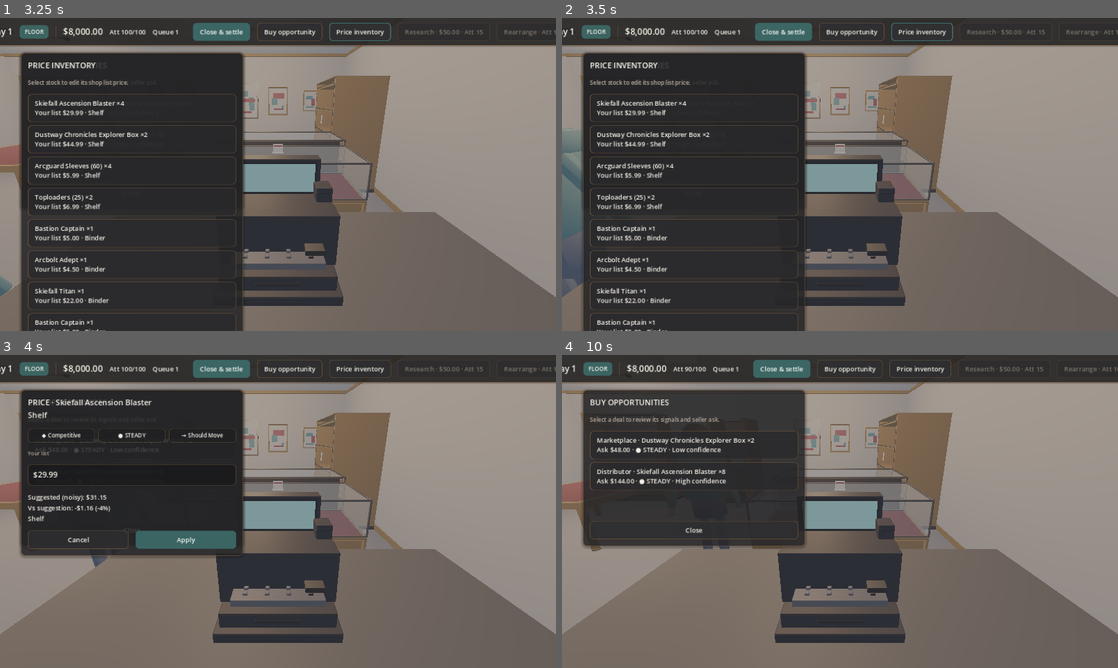
Above: before the commit, frames 1-4 (two rows, left to right).
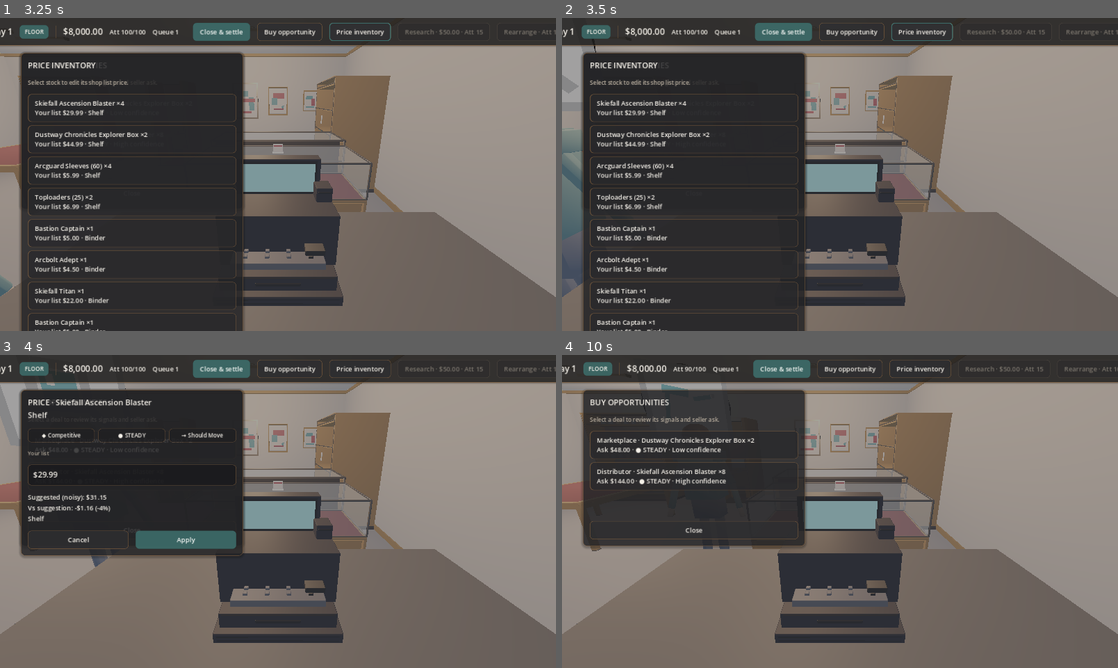
Above: after the commit, the same moments.

Repository: adamwlarson/cardshopsimulator
Game: Godot game, scene res://scenes/boot/boot.tscn
The game is run twice, just before and just after one commit, with the same random seed, the same clock (stepped at 60 frames per second) and the same inputs.
Inputs:
- Up to frame 1 (3.25 s): click "OPEN SHOP" at 0.5 s; click "Open floor" at 1.25 s; click "Buy opportunity" at 2 s; click "Price inventory" at 2.75 s
- Up to frame 2 (3.5 s): no input
- Up to frame 3 (4 s): click "Marketplace · Dustway Chronic…" at 3.5 s
- Up to frame 4 (10 s): click "Distributor · Skiefall Ascens…" at 4.25 s; click "Apply" at 5 s; click "Buy opportunity" at 5.75 s; click "Price inventory" at 6.5 s; click "Skiefall Ascension Blaster ×4…" at 7.25 s; click "Marketplace · Dustway Chronic…" at 8 s; click "Distributor · Skiefall Ascens…" at 8.75 s; click "Apply" at 9.5 s

Frame 1 is identical in both runs. In frame 2, less than 0.1% of the frame differs, in the area x 0-7%, y 8-22%; in frame 3, 0.2%, in the area x 0-23%, y 8-22%; in frame 4, less than 0.1%.

Commit message:
Make Art intent GLBs readable on the locked aisle cam
Instance browse/buy/sell GLBs immediately, unshade two-sided materials so
Accent_Amber/teal/neutral albedos survive import, add a dark bobber backing,
and scale the holder so 0.32 m discs still read under the −28° HUD.

Co-authored-by: Adam Larson <maddogawl@gmail.com>

Diff:
--- a/scripts/customers/customer_intent_icon.gd
+++ b/scripts/customers/customer_intent_icon.gd
@@ -32,6 +32,20 @@
 func _ready() -> void:
 	ensure_built()
 	apply_intent(intent)
+	set_process(true)
+
+
+func _process(_delta: float) -> void:
+	if not is_inside_tree():
+		return
+	var cam := get_viewport().get_camera_3d()
+	if cam == null:
+		return
+	var target := cam.global_position
+	target.y = global_position.y
+	if target.distance_squared_to(global_position) < 0.0001:
+		return
+	look_at(target, Vector3.UP, true)
 
 
 func ensure_built() -> void:
@@ -97,8 +111,11 @@
 	node.visible = false
 	node.scale = Vector3.ONE
 	add_child(node)
+	_add_backing_disc(node)
 	_prepare_icon_materials(node)
 	_meshes[which] = node
+	if is_inside_tree():
+		call_deferred("_prepare_icon_materials", node)
 
 
 func _load_art_icon(path: String) -> Node3D:
@@ -123,28 +140,53 @@
 	var mat := StandardMaterial3D.new()
 	mat.albedo_color = color
 	mat.shading_mode = BaseMaterial3D.SHADING_MODE_UNSHADED
-	mat.billboard_mode = BaseMaterial3D.BILLBOARD_FIXED_Y
+	mat.cull_mode = BaseMaterial3D.CULL_DISABLED
 	body.material_override = mat
 	return body
+
+
+func _add_backing_disc(parent: Node3D) -> void:
+	var mesh := CylinderMesh.new()
+	mesh.top_radius = 0.17
+	mesh.bottom_radius = 0.17
+	mesh.height = 0.012
+	mesh.radial_segments = 20
+	var body := MeshInstance3D.new()
+	body.mesh = mesh
+	body.position = Vector3(0.0, 0.16, -0.02)
+	body.rotation_degrees = Vector3(90.0, 0.0, 0.0)
+	body.cast_shadow = GeometryInstance3D.SHADOW_CASTING_SETTING_OFF
+	var mat := StandardMaterial3D.new()
+	mat.shading_mode = BaseMaterial3D.SHADING_MODE_UNSHADED
+	mat.cull_mode = BaseMaterial3D.CULL_DISABLED
+	mat.albedo_color = Color(0.08, 0.08, 0.09, 1.0)
+	body.material_override = mat
+	parent.add_child(body)
 
 
 func _prepare_icon_materials(root: Node) -> void:
 	if root is MeshInstance3D:
 		var inst := root as MeshInstance3D
 		inst.cast_shadow = GeometryInstance3D.SHADOW_CASTING_SETTING_OFF
+		inst.gi_mode = GeometryInstance3D.GI_MODE_DISABLED
 		if inst.mesh != null:
 			for i: int in range(inst.mesh.get_surface_count()):
-				var surface := inst.get_active_material(i)
+				var surface: Material = inst.get_surface_override_material(i)
+				if surface == null:
+					surface = inst.get_active_material(i)
+				if surface == null:
+					surface = inst.mesh.surface_get_material(i)
 				if not (surface is StandardMaterial3D):
 					continue
 				var copy := (surface as StandardMaterial3D).duplicate() as StandardMaterial3D
 				copy.shading_mode = BaseMaterial3D.SHADING_MODE_UNSHADED
-				copy.billboard_mode = BaseMaterial3D.BILLBOARD_FIXED_Y
-				copy.billboard_keep_scale = true
+				copy.billboard_mode = BaseMaterial3D.BILLBOARD_DISABLED
+				copy.cull_mode = BaseMaterial3D.CULL_DISABLED
+				copy.metallic = 0.0
 				inst.set_surface_override_material(i, copy)
 	elif root is GeometryInstance3D:
-		(root as GeometryInstance3D).cast_shadow = (
-			GeometryInstance3D.SHADOW_CASTING_SETTING_OFF
-		)
+		var geom := root as GeometryInstance3D
+		geom.cast_shadow = GeometryInstance3D.SHADOW_CASTING_SETTING_OFF
+		geom.gi_mode = GeometryInstance3D.GI_MODE_DISABLED
 	for child: Node in root.get_children():
 		_prepare_icon_materials(child)
--- a/scripts/customers/customer_npc.gd
+++ b/scripts/customers/customer_npc.gd
@@ -2,7 +2,10 @@
 extends Node3D
 
 const WALK_SPEED := 1.35
-const ICON_HANG := 0.45
+# Art disc is 0.32 m. Holder is scaled so the bobber still reads under the
+# locked aisle HUD (−28° / FOV 70); authored GLB scale stays 1,1,1.
+const ICON_HANG := -0.18
+const ICON_READ_SCALE := 2.0
 
 var customer: CustomerProfile
 var floor_state: int = 0
@@ -37,6 +40,7 @@
 	_collect_highlight_meshes(_body_root)
 	icon = CustomerIntentIcon.new()
 	icon.position = Vector3(0.0, body_height + ICON_HANG, 0.0)
+	icon.scale = Vector3.ONE * ICON_READ_SCALE
 	add_child(icon)
 	icon.ensure_built()
 
